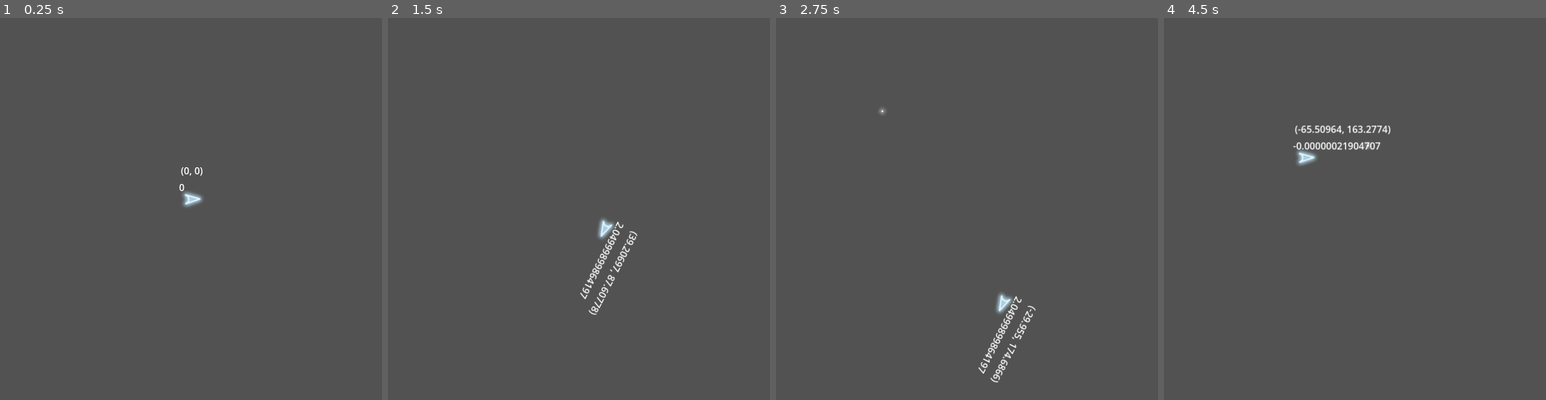
Above: before the commit, frames 1-4 (left to right).
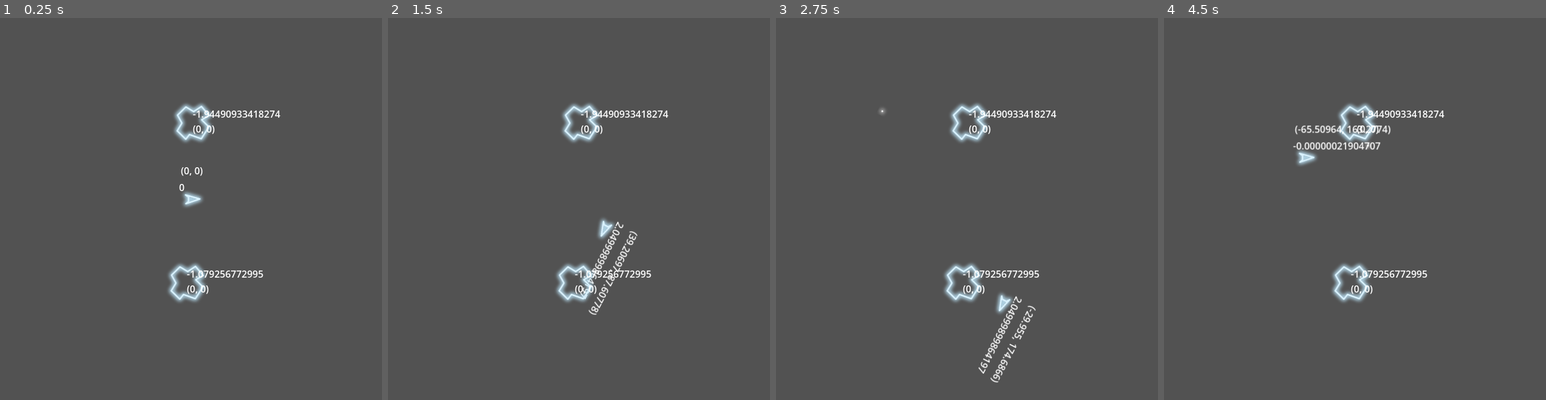
Above: after the commit, the same moments.

Repository: davidward462/asteroids
Game: Godot game, scene res://scenes/main.tscn
Two runs of this game, one before a commit and one after it. Both use one fixed random seed, a clock stepped at 60 frames per second and the inputs below.
Inputs:
- Up to frame 1 (0.25 s): no input
- Up to frame 2 (1.5 s): tap Enter at 0.5 s; hold W (accelerate) 0.53-1.28 s; hold D (rotate_clockwise) 0.53-1.28 s; tap A (rotate_counterclockwise) at 1.35 s
- Up to frame 3 (2.75 s): hold W (accelerate) from 2.03 s (still down); tap Space (shoot) at 2.1 s
- Up to frame 4 (4.5 s): tap D (rotate_clockwise) at 2.85 s; release W (accelerate) at 3.53 s; hold A (rotate_counterclockwise) 3.53-4.28 s; tap Space (shoot) at 4.35 s

The runs differ from the first frame. In frame 1, 1.7% of the frame differs, in the area x 43-74%, y 22-75%; in frame 2, 1.7%; in frame 3, 1.7%; in frame 4, 1.7%.

Commit message:
some fixes for player asteroid collision

Diff:
--- a/scenes/asteroid.tscn
+++ b/scenes/asteroid.tscn
@@ -9,6 +9,8 @@
 [node name="Asteroid" type="RigidBody2D"]
 collision_layer = 2
 gravity_scale = 0.0
+contact_monitor = true
+max_contacts_reported = 10
 script = ExtResource("1_xipkw")
 
 [node name="Sprite2D" type="Sprite2D" parent="."]
@@ -25,3 +27,5 @@
 offset_top = -25.0
 offset_right = 40.0
 offset_bottom = -2.0
+
+[connection signal="body_entered" from="." to="." method="_on_body_entered"]
--- a/scenes/player.tscn
+++ b/scenes/player.tscn
@@ -5,7 +5,7 @@
 [ext_resource type="PackedScene" uid="uid://benepvkd435s1" path="res://scenes/bullet.tscn" id="2_hnqr1"]
 
 [node name="Player" type="CharacterBody2D"]
-collision_mask = 2
+collision_mask = 0
 script = ExtResource("1_42tg3")
 Bullet = ExtResource("2_hnqr1")
 
--- a/scenes/world.tscn
+++ b/scenes/world.tscn
@@ -1,10 +1,17 @@
-[gd_scene load_steps=3 format=3 uid="uid://lg6n5iwp1ge8"]
+[gd_scene load_steps=4 format=3 uid="uid://lg6n5iwp1ge8"]
 
 [ext_resource type="Script" path="res://scripts/world.gd" id="1_3l47w"]
+[ext_resource type="PackedScene" uid="uid://c6s3kly1o6ihm" path="res://scenes/asteroid.tscn" id="2_0eivt"]
 [ext_resource type="PackedScene" uid="uid://cali3d76oxemv" path="res://scenes/player.tscn" id="2_vnioy"]
 
 [node name="World" type="Node2D"]
 script = ExtResource("1_3l47w")
 
+[node name="Asteroid" parent="." instance=ExtResource("2_0eivt")]
+position = Vector2(323, 174)
+
 [node name="Player" parent="." instance=ExtResource("2_vnioy")]
 position = Vector2(322, 304)
+
+[node name="Asteroid2" parent="." instance=ExtResource("2_0eivt")]
+position = Vector2(313, 442)
--- a/scripts/asteroid.gd
+++ b/scripts/asteroid.gd
@@ -12,9 +12,11 @@
 var dir = 0.0
 
 func _ready() -> void:
+	print("asteroid ready")
 	randomize()
 
-	speed = randf_range(MIN_SPEED, MAX_SPEED)
+	#speed = randf_range(MIN_SPEED, MAX_SPEED)
+	speed = 0
 	dir = randf_range(PI, -PI)
 
 	# Make asteroid move at a constant velocity and not slow down.
@@ -30,3 +32,12 @@
 	# Wrap position on screen bounds
 	position.x = wrapf(position.x, 0, screen_size.x)
 	position.y = wrapf(position.y, 0, screen_size.y)
+
+# Destroy asteroid on collision
+func _on_body_entered(body: Node) -> void:
+	print("collided with asteroid")
+
+	# temporary player death method.
+	# TODO: set up actual player death method.
+	body.queue_free()
+	#queue_free()
--- a/scripts/player.gd
+++ b/scripts/player.gd
@@ -55,8 +55,8 @@
 	#move_and_slide()
 	var collision = move_and_collide(velocity * delta)
 
-	if collision:
-		print("collision")
+	#if collision:
+		#print("collided with player")
 		#self.queue_free()
 
 	# Wrap position on screen bounds
